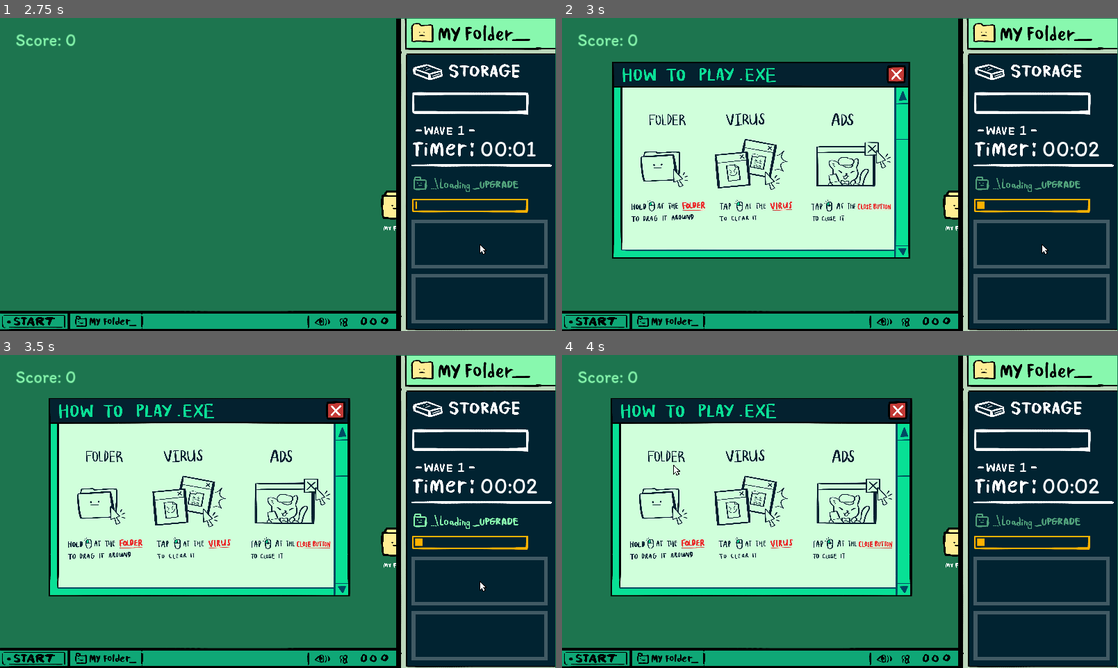
Above: before the commit, frames 1-4 (two rows, left to right).
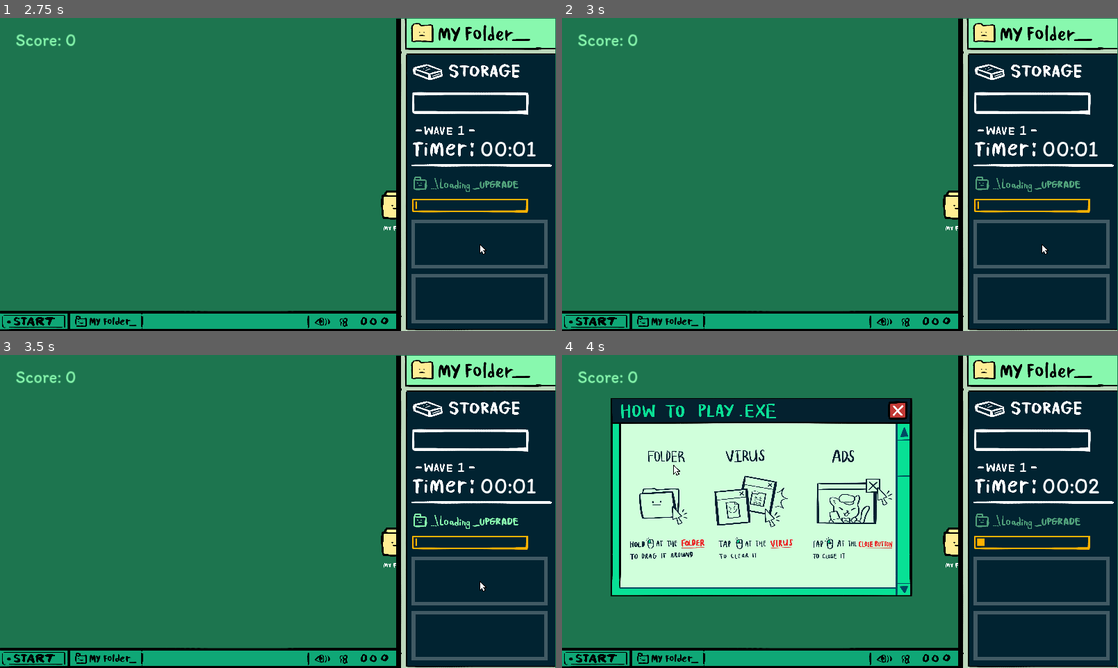
Above: after the commit, the same moments.

Repository: icheft524/Folder-Brawler
Game: Godot game, scene res://menu.tscn
The game is run twice, just before and just after one commit, with the same random seed, the same clock (stepped at 60 frames per second) and the same inputs. The engine's default icon, where the game draws it, is replaced by a stand-in: a white triangle on a blue panel in a dark square.
Inputs (mouse positions are in pixels of both pictures, inside the frame that each line leads up to):
- Up to frame 1 (2.75 s): click (278, 212) at 0.5 s; tap Enter (ui_accept) at 1.25, 1.52, 2 s; move the mouse to (400, 158) at 1.27 s; right-click (400, 158) at 1.35 s; click (400, 158) at 1.42 s; drag from (133, 68) to (478, 243) at 2.02 s
- Up to frame 2 (3 s): right-click (1040, 243) at 2.85 s; click (1040, 243) at 2.92 s
- Up to frame 3 (3.5 s): no input
- Up to frame 4 (4 s): tap Enter (ui_accept) at 3.5 s; drag from (1040, 636) to (673, 464) at 3.52 s

Frame 1 is identical in both runs. In frame 2, 34% of the frame differs, in the area x 9-97%, y 14-77%; in frame 3, 34%, in the area x 8-97%, y 13-78%; in frame 4, less than 0.1%.

Commit message:
debug removed

Diff:
--- a/folder/folder.gd
+++ b/folder/folder.gd
@@ -69,8 +69,6 @@
 	$hp.text = "CAP: " + str(capacity)
 	if Input.is_action_just_pressed("leftclick"):
 		sound.click()
-	if Input.is_action_just_pressed("rightclick"):
-		global.time += 1
 
 	if global.time == 17 and upgrade_coming == false:
 		$upgrade_coming.start()
--- a/global.gd
+++ b/global.gd
@@ -6,7 +6,7 @@
 var gameend = false
 var target
 var adstimelock = 0
-var crit_chance = 1
+var crit_chance = 0.95
 var slot_dragging = false
 var ad_clicked = false
 var slow_speed = 0.75
